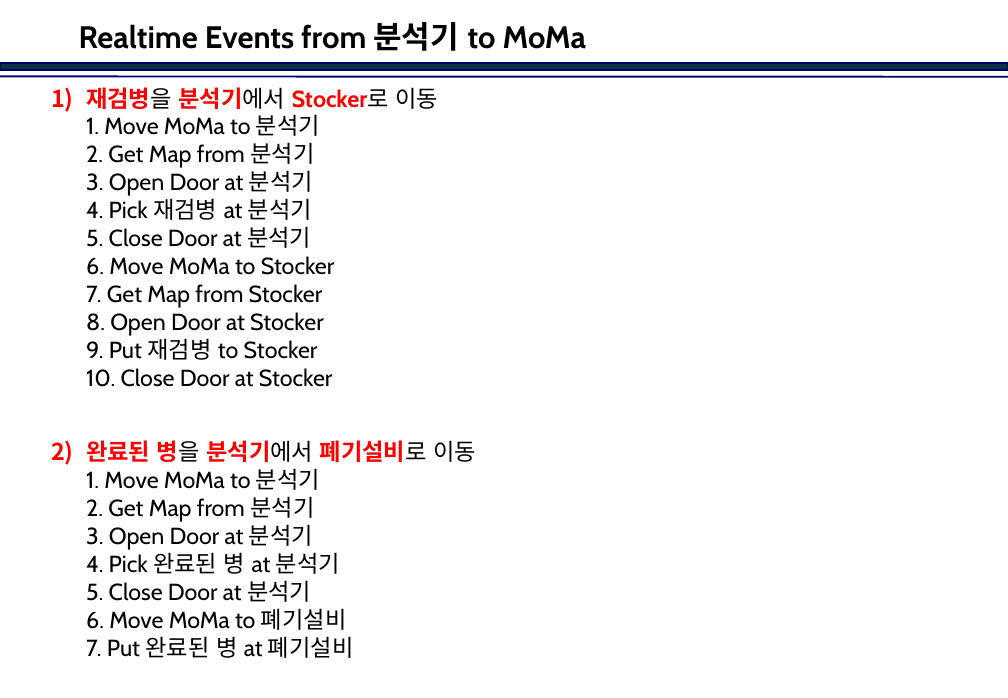
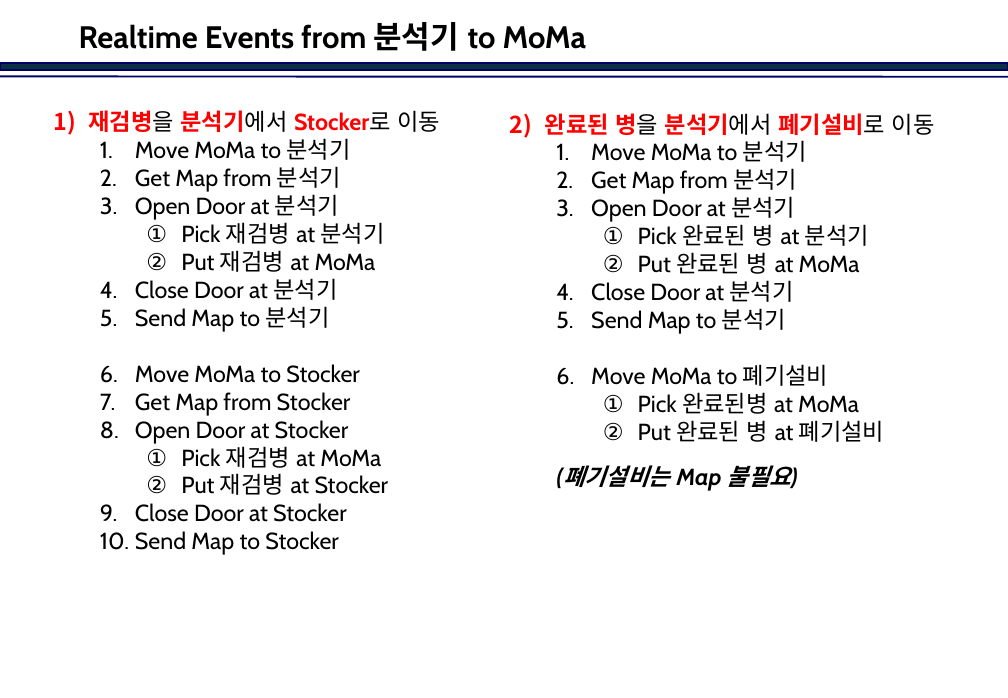
Before and after one commit to jinkabpark/SamickThk_Analysis, a slide deck: slide 18 of 허종원/Travel Scenario.pptx. Drawn at 1008x698 pixels with LibreOffice and Linux fonts; fonts in the diff are those of the drawing; background and template pictures are left out. Boxes give left, top, right and bottom in pixels: in the first picture for what was removed or moved away, otherwise in the second. Text is boxed around its words. In the diff, an @@ line names an element or a change of style, - is before the commit and + after.

```diff
--- a/허종원/Travel Scenario.pptx
+++ b/허종원/Travel Scenario.pptx
@@ text "재검병을 분석기에서 Stocker로 이동" at (88,110,440,555): vertical alignment middle to top @@
@@ text at (88,110,440,555): text changed @@
-1) 재검병을 분석기에서 Stocker로 이동
-   1. Move MoMa to 분석기
-   2. Get Map from 분석기
-   3. Open Door at 분석기
-   4. Pick 재검병 at 분석기
-   5. Close Door at 분석기
-   6. Move MoMa to Stocker
-   7. Get Map from Stocker
-   8. Open Door at Stocker
-   9. Put 재검병 to Stocker
-   10. Close Door at Stocker
-2) 완료된 병을 분석기에서 폐기설비로 이동
-   1. Move MoMa to 분석기
-   2. Get Map from 분석기
-   3. Open Door at 분석기
-   4. Pick 완료된 병 at 분석기
-   5. Close Door at 분석기
-   6. Move MoMa to 폐기설비
-   7. Put 완료된 병 at 폐기설비
+1) 재검병을 분석기에서 Stocker로 이동
+  1. Move MoMa to 분석기
+  2. Get Map from 분석기
+  3. Open Door at 분석기
+    1. Pick 재검병 at 분석기
+    2. Put 재검병 at MoMa
+  4. Close Door at 분석기
+  5. Send Map to 분석기
+  6. Move MoMa to Stocker
+  7. Get Map from Stocker
+  8. Open Door at Stocker
+    1. Pick 재검병 at MoMa
+    2. Put 재검병 at Stocker
+  9. Close Door at Stocker
+  10. Send Map to Stocker
@@ text added at (545,113,935,442), 18 pt, text #000000 @@
+2) 완료된 병을 분석기에서 폐기설비로 이동
+  1. Move MoMa to 분석기
+  2. Get Map from 분석기
+  3. Open Door at 분석기
+    1. Pick 완료된 병 at 분석기
+    2. Put 완료된 병 at MoMa
+  4. Close Door at 분석기
+  5. Send Map to 분석기
+  6. Move MoMa to 폐기설비
+    1. Pick 완료된병 at MoMa
+    2. Put 완료된 병 at 폐기설비
@@ text added at (563,465,791,491), 18 pt, text #000000, bold, italic @@
+(폐기설비는 Map 불필요)
```
Also in this commit, not shown: 1 other slide changed, 3 slides added.
